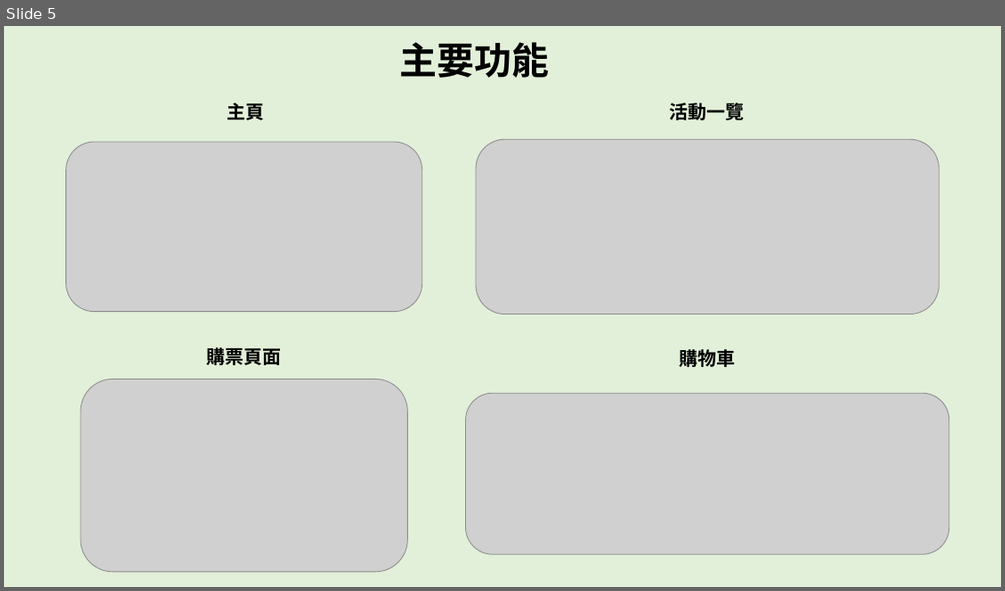
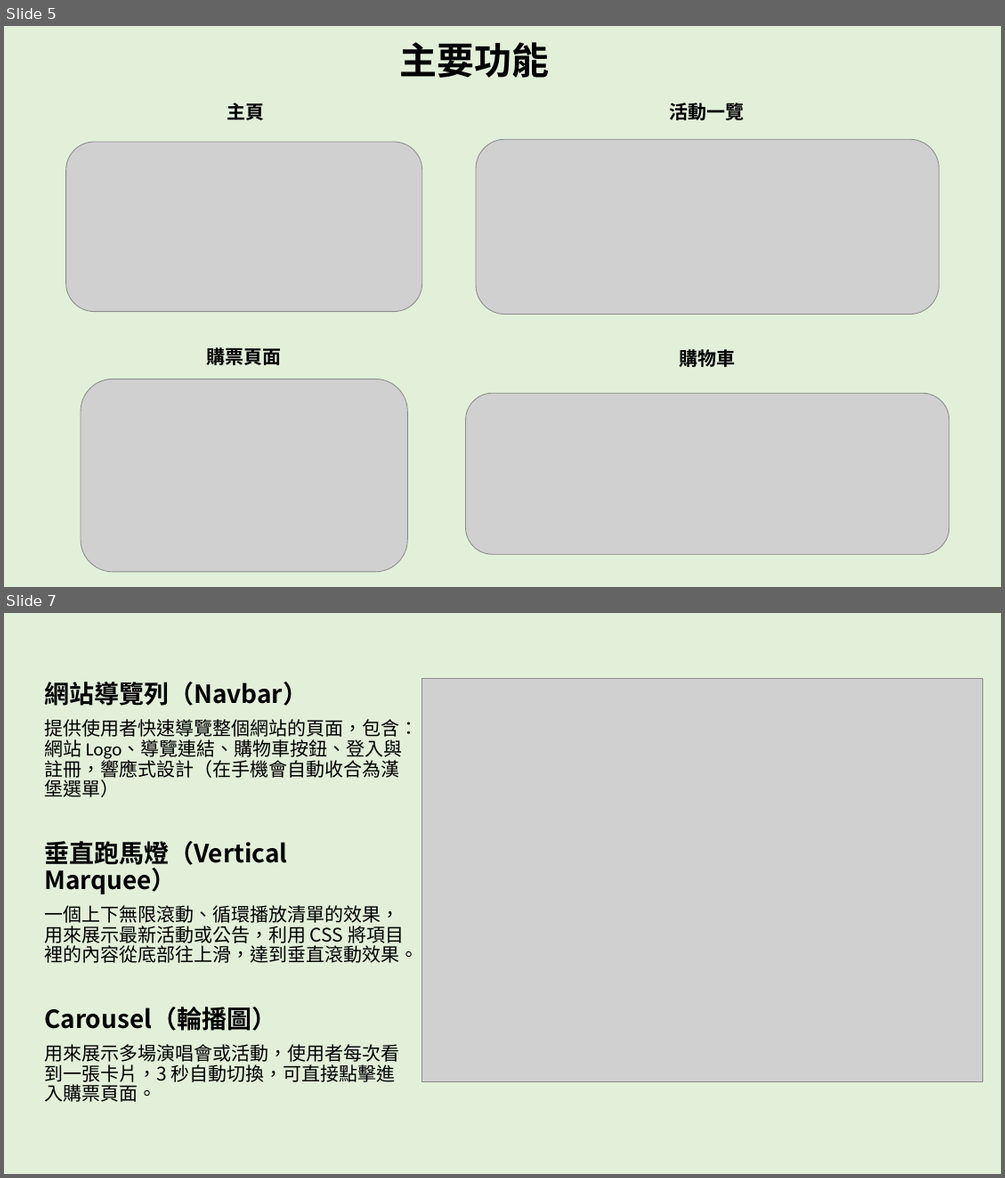
Before and after one commit to ZHAO-ZHIJIA/tixmart, a slide deck: MyProjects/PPT/售票.pptx. Shown one above the other, each under a label of ours: slide 5 before the commit, slides 5 and 7 after it; the slides between them are not shown. The pictures are 1005x591 and 1005x1178 pixels, drawn with LibreOffice and Linux fonts; fonts in the diff are those of the drawing; grey boxes stand for pictures. Boxes give left, top, right and bottom in pixels: in the first picture for what was removed or moved away, otherwise in the second. Text is boxed around its words. In the diff, an @@ line names an element or a change of style, - is before the commit and + after.

```diff
--- a/MyProjects/PPT/售票.pptx
+++ b/MyProjects/PPT/售票.pptx
@@ slide 7 added at (x1=4, y1=613, x2=1001, y2=1174), background #E2F0D9 @@
@@ text added at (x1=44, y1=682, x2=418, y2=1102), 18 pt, text #000000 @@
+網站導覽列（Navbar）
+提供使用者快速導覽整個網站的頁面，包含：網站 Logo、導覽連結、購物車按鈕、登入與註冊，響應式設計（在手機會自動收合為漢堡選單）
+垂直跑馬燈（Vertical Marquee）
+一個上下無限滾動、循環播放清單的效果，用來展示最新活動或公告，利用 CSS 將項目裡的內容從底部往上滑，達到垂直滾動效果。
+Carousel（輪播圖）
+用來展示多場演唱會或活動，使用者每次看到一張卡片，3 秒自動切換，可直接點擊進入購票頁面。
@@ picture added at (x1=422, y1=678, x2=983, y2=1082) @@
```
Also in this commit, not shown: 1 slide changed, 4 other slides added.
